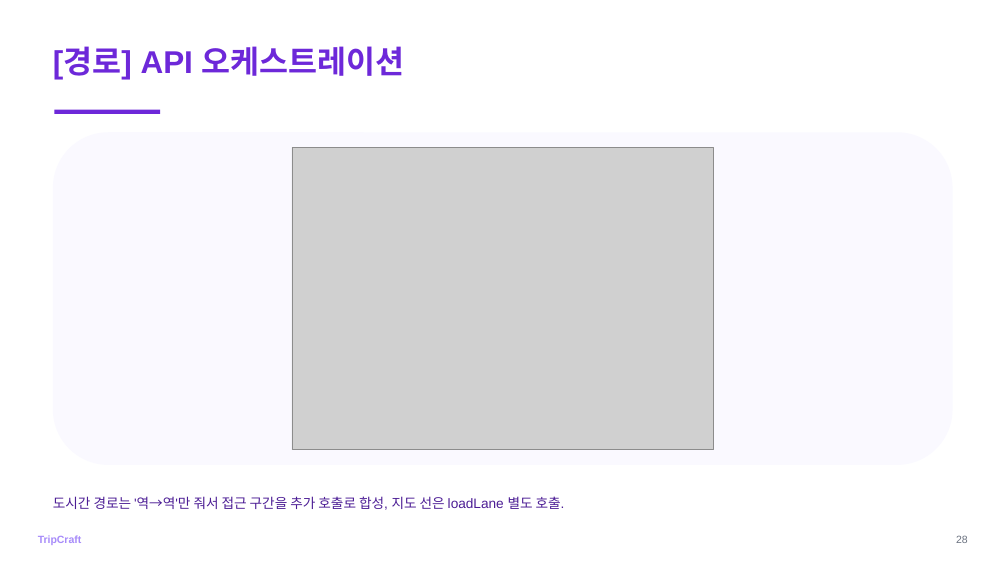
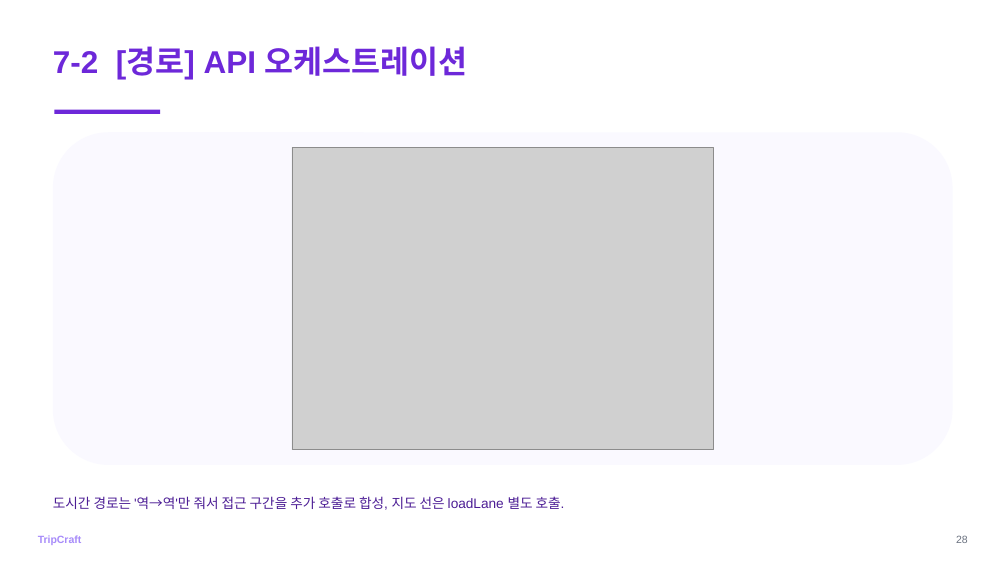
Before and after one commit to DreamingGenie/TripCraft, a slide deck: slide 36 of docs/06_submission/ppt/발표.pptx (slide 35 before the commit). Drawn at 1008x567 pixels with LibreOffice and Linux fonts; fonts in the diff are those of the drawing; grey boxes stand for pictures. Boxes give left, top, right and bottom in pixels: in the first picture for what was removed or moved away, otherwise in the second. Text is boxed around its words. In the diff, an @@ line names an element or a change of style, - is before the commit and + after.

```diff
--- a/docs/06_submission/ppt/발표.pptx
+++ b/docs/06_submission/ppt/발표.pptx
@@ text at box(53, 46, 468, 79): text changed @@
-[경로] API 오케스트레이션
+7-2 [경로] API 오케스트레이션
```
Also in this commit, not shown: 40 other slides changed, 9 slides added, 2 other files.
